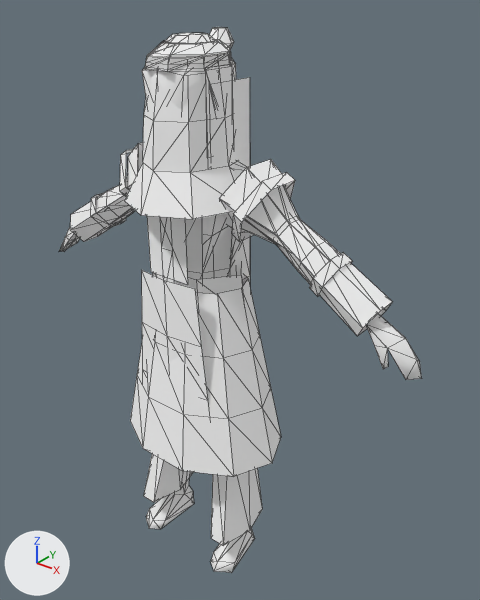
Two versions of the glTF model assets/models/citizens/glb/citizen_girl.glb, one commit apart.
The view is the same before and after, from a camera (50 mm lens) standing at (0.906, -1.004, 1.318) and looking at (0.058, 0.055, 0.661). Every picture has the same lights, and +X, +Y and +Z are marked at lower left. The picture after the commit comes second. Mesh edges are drawn as thin lines. Where no turn or scale is listed for an object, it has been applied to the vertices.

The scene before the commit, as lines of its bpy script (objects in view):
```python
me_garb_apron_mesh = bpy.data.meshes.new('garb_apron_mesh')
me_garb_apron_mesh.from_pydata(...)  # 16 vertices, 14 faces; spans x -0.114..0.114, y -0.123..-0.109, z 0.365..0.95
me_garb_apron_mesh.materials.append(mat_garb_mat)  # white #ffffff
me_garb_pants_mesh = bpy.data.meshes.new('garb_pants_mesh')
me_garb_pants_mesh.from_pydata(...)  # 48 vertices, 80 faces; spans x -0.156..0.156, y -0.107..0.069, z 0.091..0.761
me_garb_pants_mesh.materials.append(mat_garb_mat)  # white #ffffff
me_garb_skirt_mesh = bpy.data.meshes.new('garb_skirt_mesh')
me_garb_skirt_mesh.from_pydata(...)  # 40 vertices, 68 faces; spans x -0.207..0.207, y -0.161..0.134, z 0.317..0.731
me_garb_skirt_mesh.materials.append(mat_garb_mat)  # white #ffffff
ob_garb_apron = bpy.data.objects.new('garb_apron', me_garb_apron_mesh)
ob_garb_apron.location = (0.0, 0.0, 0.0)
ob_garb_pants = bpy.data.objects.new('garb_pants', me_garb_pants_mesh)
ob_garb_pants.location = (0.0, 0.0, 0.0)
ob_garb_skirt = bpy.data.objects.new('garb_skirt', me_garb_skirt_mesh)
ob_garb_skirt.location = (0.0, 0.0, 0.0)
# also in view: 'garb_sleeve_none' at (-0.001, 0.008, 0.92); 'citizen_body' at (0.0, -0.024, 0.551); 'garb_hood' at (0.0, -0.025, 1.066); 'garb_vest_plain' at (0.0, -0.014, 0.819); 'garb_sleeve_long' at (0.0, 0.008, 0.857)
```
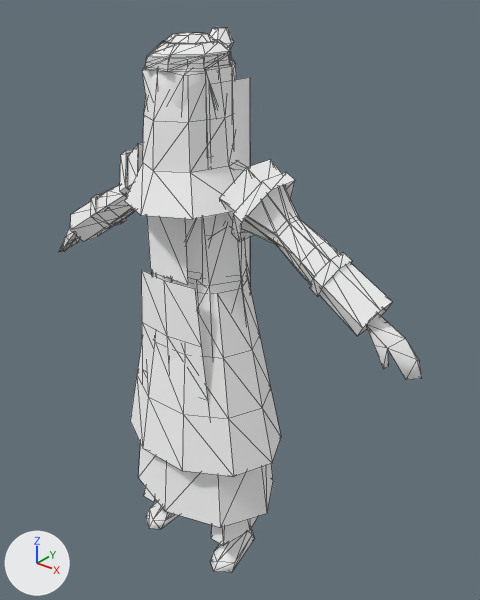
What differs and where, as boxes [x1, y1, x2, y2] in the pictures (480 x 600 px):
'garb_robe', added: after [138, 216, 273, 527]
'garb_pants', unchanged, covered by the edit: before [143, 271, 262, 546]; after [143, 274, 258, 546]
'garb_vest_plain', unchanged, covered by the edit: before [174, 216, 235, 286]

Edits to the bpy script that builds the scene:
```text
Add me_garb_robe_mesh:
    me_garb_robe_mesh.from_pydata(...)  # 48 vertices, 86 faces; spans x -0.196..0.196, y -0.16..0.134, z 0.158..1.029
    me_garb_robe_mesh.materials.append(mat_garb_mat)  # white #ffffff
Add ob_garb_robe:
    ob_garb_robe = bpy.data.objects.new('garb_robe', me_garb_robe_mesh)
    ob_garb_robe.location = (0.0, 0.0, 0.0)
```
